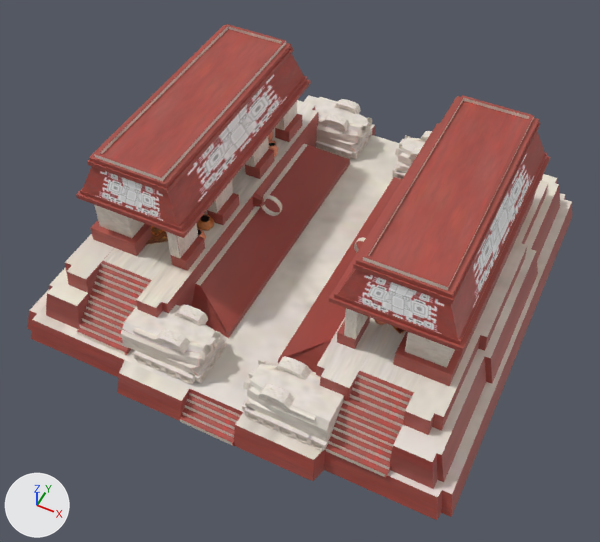
An edit to the COLLADA model art/meshes/structural/maya_protoclassic/ball_1.dae, drawn before and after from the same camera.
Before and after are seen from a 50 mm lens placed at (18.3, -39.4, 47.0), pointed at (0.3, -3.4, 2.1). The lights are fixed; the arrows at lower left show +X, +Y and +Z. Where no turn or scale is listed for an object, it has been applied to the vertices.

Names of what the first picture shows: 'b_1'.
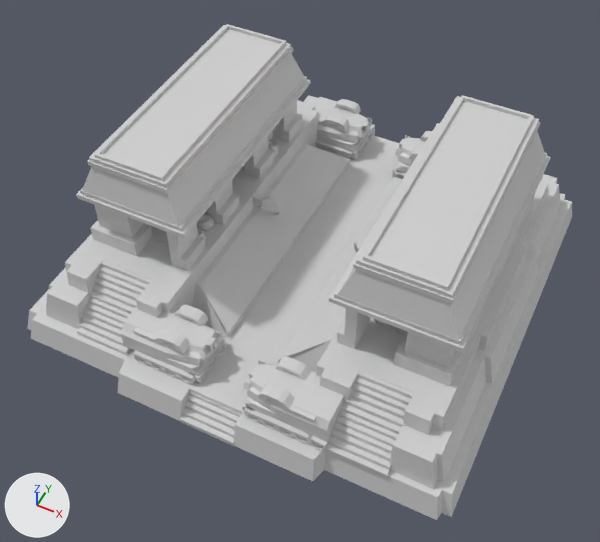
Where the change shows, as pixel boxes [x1, y1, x2, y2] in the pictures (600 x 542 px):
```json
{"object": "b_1", "change": "recoloured", "before": [27, 24, 572, 520], "after": [27, 24, 572, 520]}
```

The change, as JSON lines over the scene's bpy script:
```json
{"op": "add", "block": "mat_textura_finais_maia_002", "code": ["mat_textura_finais_maia_002 = principled_material('TEXTURA_FINAIS_MAIA_002')", "mat_textura_finais_maia_002.base_color = (0.64, 0.64, 0.64)  # light grey #d1d1d1", "mat_textura_finais_maia_002.roughness = 0.44"]}
{"block": "me_cubo_177", "where": "me_cubo_177.from_pydata(...)  # 4036 vertices, 6952 faces; spans x -16.6..16.4, y -16.3..17.0, z -1.6..12.0"}
{"op": "remove", "block": "me_cubo_177", "code": "me_cubo_177.materials.append(mat_textura_finais_maia)  # picture img_maya_protoclassic_struct_png_001_png"}
{"op": "add", "block": "me_cubo_177", "code": "me_cubo_177.materials.append(mat_textura_finais_maia_002)  # light grey #d1d1d1"}
```
